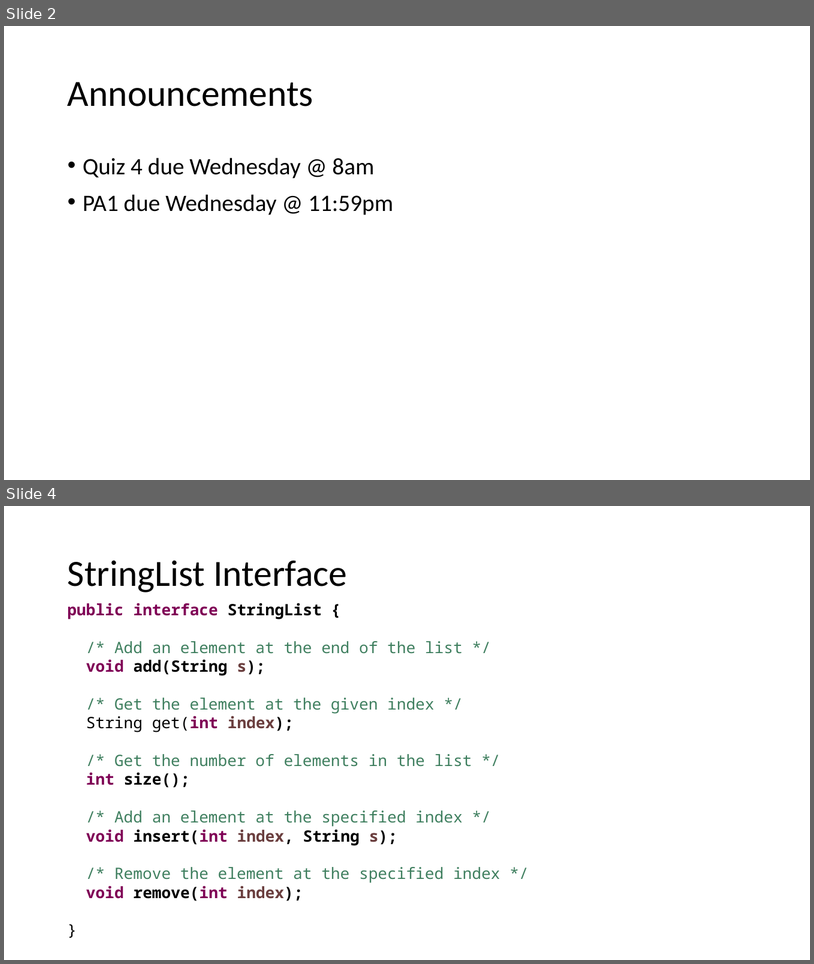
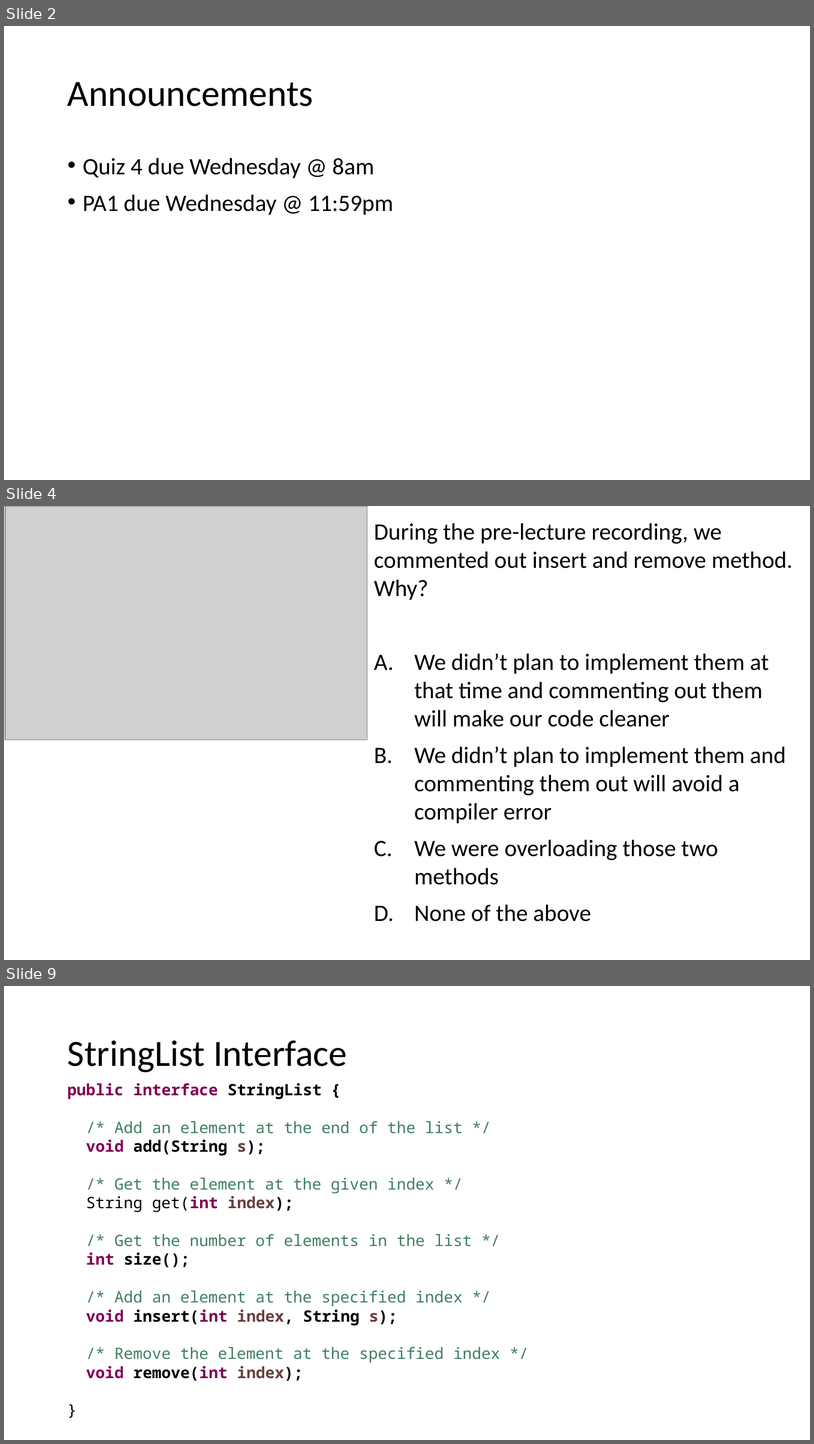
Before and after one commit to ucsd-cse12-w21/ucsd-cse12-w21.github.io, a slide deck: lectures/lecture-04/Lecture-Live D00/Lecture 04 - Lecture.pptx. Shown one above the other, each under a label of ours: slides 2 and 4 before the commit, slides 2, 4 and 9 after it; the slides between them are not shown. The pictures are 814x964 and 814x1444 pixels, drawn with LibreOffice and Linux fonts; fonts in the diff are those of the drawing; grey boxes stand for pictures. Boxes give left, top, right and bottom in pixels: in the first picture for what was removed or moved away, otherwise in the second. Text is boxed around its words. In the diff, an @@ line names an element or a change of style, - is before the commit and + after.

```diff
--- a/lectures/lecture-04/Lecture-Live D00/Lecture 04 - Lecture.pptx
+++ b/lectures/lecture-04/Lecture-Live D00/Lecture 04 - Lecture.pptx
@@ slide 4 added at [4,506,810,960], background #FFFFFF @@
@@ picture added at [6,506,368,740] @@
@@ text added at [374,523,793,921], 21 pt, text #000000 @@
+During the pre-lecture recording, we commented out insert and remove method. Why?
+A. We didn’t plan to implement them at that time and commenting out them will make our code cleaner
+B. We didn’t plan to implement them and commenting them out will avoid a compiler error
+C. We were overloading those two methods
+D. None of the above
@@ what was slide 4 is now slide 9 @@
```
Also in this commit, not shown: 1 slide changed, 4 other slides added, 3 other files.
